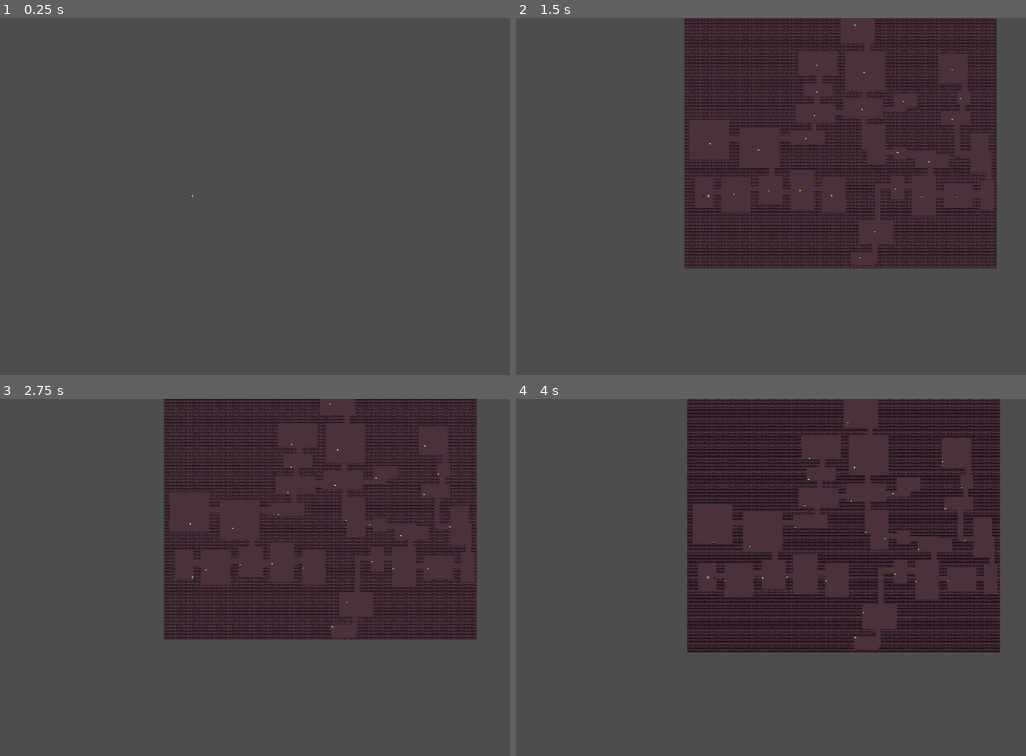
Above: before the commit, frames 1-4 (two rows, left to right).
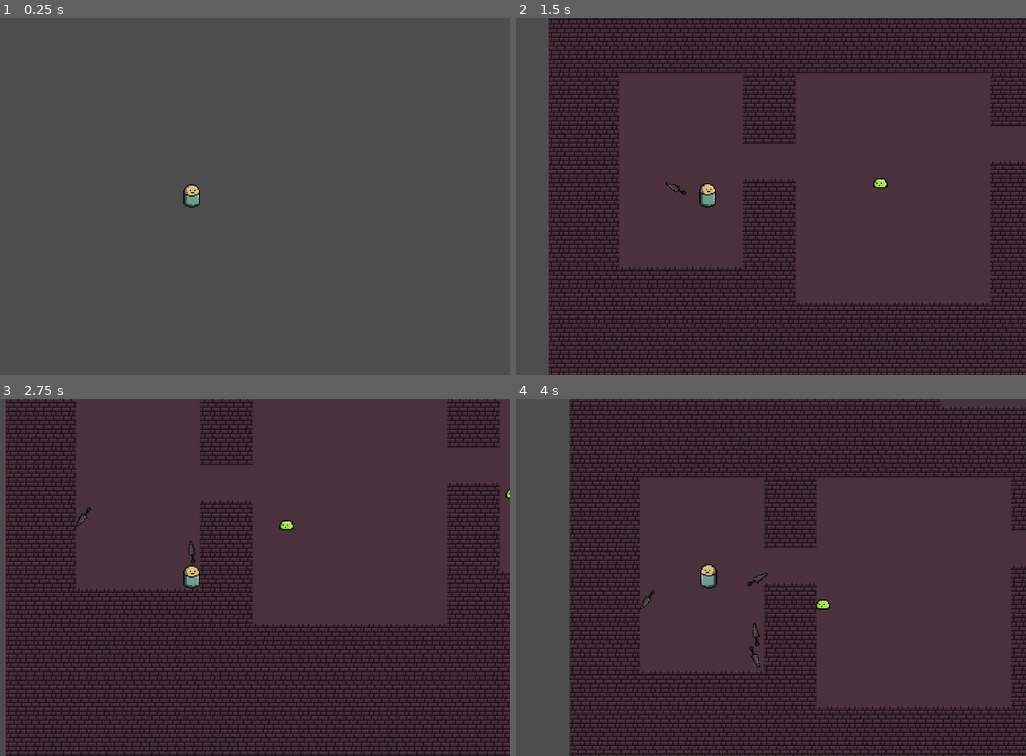
Above: after the commit, the same moments.

Repository: guywiththenose/DungeonGame
Game: Godot game, scene res://Tilemap/main.tscn
Same seed, same stepped clock (60 frames per second), same inputs: the game is played once before the commit and once after it.
Inputs (mouse positions are in pixels of both pictures, inside the frame that each line leads up to):
- Up to frame 1 (0.25 s): no input
- Up to frame 2 (1.5 s): tap Enter at 0.5 s; move the mouse to (847, 178) at 0.52 s; hold D (right) 0.53-1.28 s; tap Space (attack) at 0.6, 1.35 s; move the mouse to (582, 214) at 1.27 s; hold S (down) from 1.28 s (still down)
- Up to frame 3 (2.75 s): move the mouse to (255, 498) at 2.02 s; release S (down) at 2.03 s; hold D (right) from 2.03 s (still down); tap Space (attack) at 2.1 s
- Up to frame 4 (4 s): move the mouse to (674, 648) at 2.77 s; release D (right) at 2.78 s; hold W (up) 2.78-3.53 s; tap Space (attack) at 2.85, 3.6 s; move the mouse to (898, 631) at 3.52 s; hold A (left) from 3.53 s (still down)

The runs differ from the first frame. In frame 1, 0.2% of the frame differs, in the area x 35-40%, y 46-54%; in frame 2, 56%; in frame 3, 61%, in the area x 1-100%, y 0-100%; in frame 4, 56%.

Commit message:
v1.14
started making player damage

Diff:
--- a/Enemy1.gd
+++ b/Enemy1.gd
@@ -5,6 +5,14 @@
 @onready var player = get_tree().get_first_node_in_group("player")
 @onready var sprite = $AnimatedSprite2D
 @export var health = 2
+@onready var damagetimer = $Hitbox/Damagetimer
+
+func check_collision():
+	var collisions = $Hitbox.get_overlapping_bodies()
+	if collisions:
+		for collision in collisions:
+			if collision.is_in_group("player") and damagetimer.is_stopped():
+				pass
 
 func _physics_process(delta):
 	var direction_to_player = global_position.direction_to(player.global_position)
--- a/Main.gd
+++ b/Main.gd
@@ -29,6 +29,7 @@
 	await make_map()
 	await find_end_room()
 	await find_start_room()
+	await level_finish_generator()
 	await spawn_enemies()
 	await generate_player()
 
--- a/Throwing_Knife.gd
+++ b/Throwing_Knife.gd
@@ -1,6 +1,7 @@
 extends Area2D
 
 @export var speed = 250
+var in_walls = false
 
 func _physics_process(delta):
 	translate(Vector2.RIGHT.rotated(rotation) * speed * delta)
@@ -10,5 +11,10 @@
 	if body.is_in_group("walls"):
 		speed = 0
 		$AnimationPlayer.stop()
-	elif body.is_in_group("enemy") and body.has_method("take_damage"):
+		in_walls = true
+	elif body.is_in_group("enemy") and body.has_method("take_damage") and in_walls != true:
 		body.take_damage(1)
+
+
+func _on_timer_timeout():
+	queue_free()
--- a/Throwing_Knife.tscn
+++ b/Throwing_Knife.tscn
@@ -62,4 +62,10 @@
 }
 autoplay = "Knife_Spin"
 
+[node name="Timer" type="Timer" parent="."]
+wait_time = 6.0
+one_shot = true
+autostart = true
+
 [connection signal="body_entered" from="." to="." method="_on_body_entered"]
+[connection signal="timeout" from="Timer" to="." method="_on_timer_timeout"]
--- a/Tilemap/main.tscn
+++ b/Tilemap/main.tscn
@@ -1061,8 +1061,7 @@
 
 [node name="TileMap" type="TileMap" parent="." groups=["walls"]]
 show_behind_parent = true
-light_mask = 3
-visibility_layer = 3
+z_index = -2
 tile_set = SubResource("TileSet_nr761")
 rendering_quadrant_size = 32
 format = 2
@@ -1072,7 +1071,7 @@
 speed = 100
 
 [node name="Camera2D" type="Camera2D" parent="Player"]
-zoom = Vector2(0.3, 0.3)
+zoom = Vector2(2, 2)
 
 [node name="Spawners" type="Node2D" parent="."]
 
--- a/enemy_1.tscn
+++ b/enemy_1.tscn
@@ -45,8 +45,7 @@
 frame_progress = 0.567714
 
 [node name="Hitbox" type="Area2D" parent="."]
-collision_layer = 2
-collision_mask = 2
+collision_layer = 0
 
 [node name="CollisionShape2D" type="CollisionShape2D" parent="Hitbox"]
 shape = SubResource("CircleShape2D_3jqm3")
--- a/finish_portal.tscn
+++ b/finish_portal.tscn
@@ -1,53 +1,63 @@
-[gd_scene load_steps=8 format=3 uid="uid://oddt707ujfwl"]
+[gd_scene load_steps=9 format=3 uid="uid://d42r76ccqohv"]
 
 [ext_resource type="Texture2D" uid="uid://31j50kk6eosf" path="res://New Piskel (3).png" id="1_hnpwx"]
 
-[sub_resource type="AtlasTexture" id="AtlasTexture_4tuht"]
+[sub_resource type="CapsuleShape2D" id="CapsuleShape2D_80uvx"]
+radius = 12.0
+height = 36.0
+
+[sub_resource type="AtlasTexture" id="AtlasTexture_1kln4"]
 atlas = ExtResource("1_hnpwx")
 region = Rect2(0, 0, 32, 32)
 
-[sub_resource type="AtlasTexture" id="AtlasTexture_vtobw"]
+[sub_resource type="AtlasTexture" id="AtlasTexture_tdexa"]
 atlas = ExtResource("1_hnpwx")
 region = Rect2(0, 32, 32, 32)
 
-[sub_resource type="AtlasTexture" id="AtlasTexture_uadsv"]
+[sub_resource type="AtlasTexture" id="AtlasTexture_y2suv"]
 atlas = ExtResource("1_hnpwx")
 region = Rect2(0, 64, 32, 32)
 
-[sub_resource type="AtlasTexture" id="AtlasTexture_meovy"]
+[sub_resource type="AtlasTexture" id="AtlasTexture_dlqeq"]
 atlas = ExtResource("1_hnpwx")
 region = Rect2(0, 96, 32, 32)
 
-[sub_resource type="AtlasTexture" id="AtlasTexture_3ib6e"]
+[sub_resource type="AtlasTexture" id="AtlasTexture_way3j"]
 atlas = ExtResource("1_hnpwx")
 region = Rect2(0, 128, 32, 32)
 
-[sub_resource type="SpriteFrames" id="SpriteFrames_1rr5c"]
+[sub_resource type="SpriteFrames" id="SpriteFrames_yqnkk"]
 animations = [{
 "frames": [{
 "duration": 1.0,
-"texture": SubResource("AtlasTexture_4tuht")
+"texture": SubResource("AtlasTexture_1kln4")
 }, {
 "duration": 1.0,
-"texture": SubResource("AtlasTexture_vtobw")
+"texture": SubResource("AtlasTexture_tdexa")
 }, {
 "duration": 1.0,
-"texture": SubResource("AtlasTexture_uadsv")
+"texture": SubResource("AtlasTexture_y2suv")
 }, {
 "duration": 1.0,
-"texture": SubResource("AtlasTexture_meovy")
+"texture": SubResource("AtlasTexture_dlqeq")
 }, {
 "duration": 1.0,
-"texture": SubResource("AtlasTexture_3ib6e")
+"texture": SubResource("AtlasTexture_way3j")
 }],
 "loop": true,
 "name": &"default",
 "speed": 8.0
 }]
 
-[node name="finish_portal" type="AnimatedSprite2D"]
-position = Vector2(0, -1.00001)
-scale = Vector2(3.96875, 4.65625)
-sprite_frames = SubResource("SpriteFrames_1rr5c")
+[node name="Finish portal" type="Area2D"]
+
+[node name="CollisionShape2D" type="CollisionShape2D" parent="."]
+shape = SubResource("CapsuleShape2D_80uvx")
+
+[node name="AnimatedSprite2D" type="AnimatedSprite2D" parent="."]
+z_index = -1
+position = Vector2(4.00001, 3.00927e-36)
+scale = Vector2(1.75, 1.90625)
+sprite_frames = SubResource("SpriteFrames_yqnkk")
 autoplay = "default"
-frame_progress = 0.88923
+frame_progress = 0.188319
